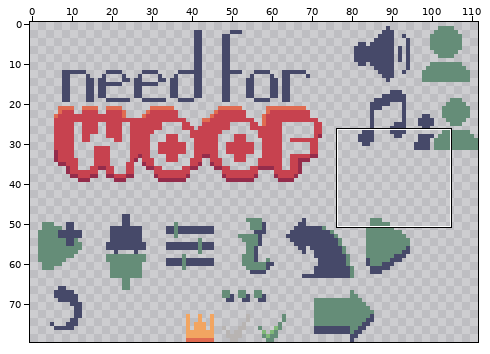
Pixel-art file, stored at aceprite/main_menu.aseprite. The picture above shows the old version from afar; the outline marks the close-up.
Close-up. Before the edit:
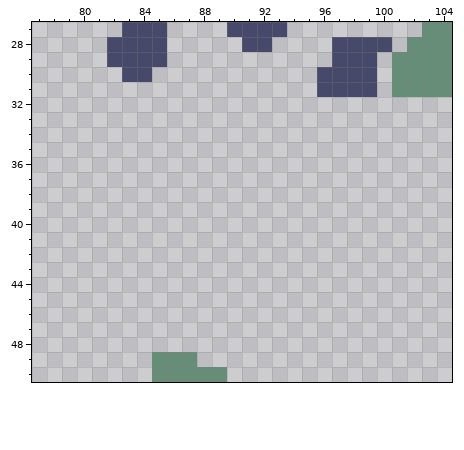
112x80 pixels, 1 frame. Shown: x 77..104, y 27..50.
Once edited:
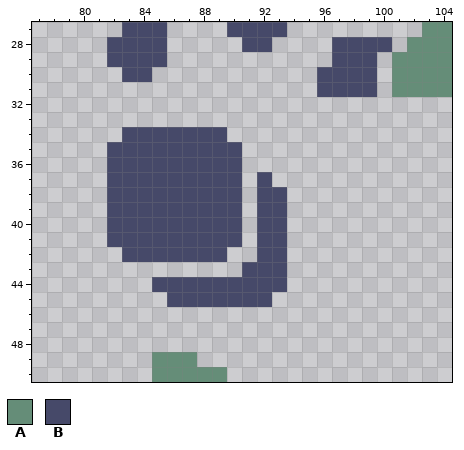
Palette (. is transparent): A #658d78  B #464969
Edits made:
{"change": "layer \"copy_icon\" added"}
{"where": "layer \"copy_icon\""}
{"y":34,"x":83,"old":".......","new":"BBBBBBB"}
{"y":35,"x":82,"old":".........","new":"BBBBBBBBB"}
{"y":36,"x":82,"old":".........","new":"BBBBBBBBB"}
{"y":37,"x":82,"old":".........","new":"BBBBBBBBB"}
{"y":37,"x":92,"old":".","new":"B"}
{"y":38,"x":82,"old":".........","new":"BBBBBBBBB"}
{"y":38,"x":92,"old":"..","new":"BB"}
{"y":39,"x":82,"old":".........","new":"BBBBBBBBB"}
{"y":39,"x":92,"old":"..","new":"BB"}
{"y":40,"x":82,"old":".........","new":"BBBBBBBBB"}
{"y":40,"x":92,"old":"..","new":"BB"}
{"y":41,"x":82,"old":".........","new":"BBBBBBBBB"}
{"y":41,"x":92,"old":"..","new":"BB"}
{"y":42,"x":83,"old":".......","new":"BBBBBBB"}
{"y":42,"x":92,"old":"..","new":"BB"}
{"y":43,"x":91,"old":"...","new":"BBB"}
{"y":44,"x":85,"old":".........","new":"BBBBBBBBB"}
{"y":45,"x":86,"old":".......","new":"BBBBBBB"}
